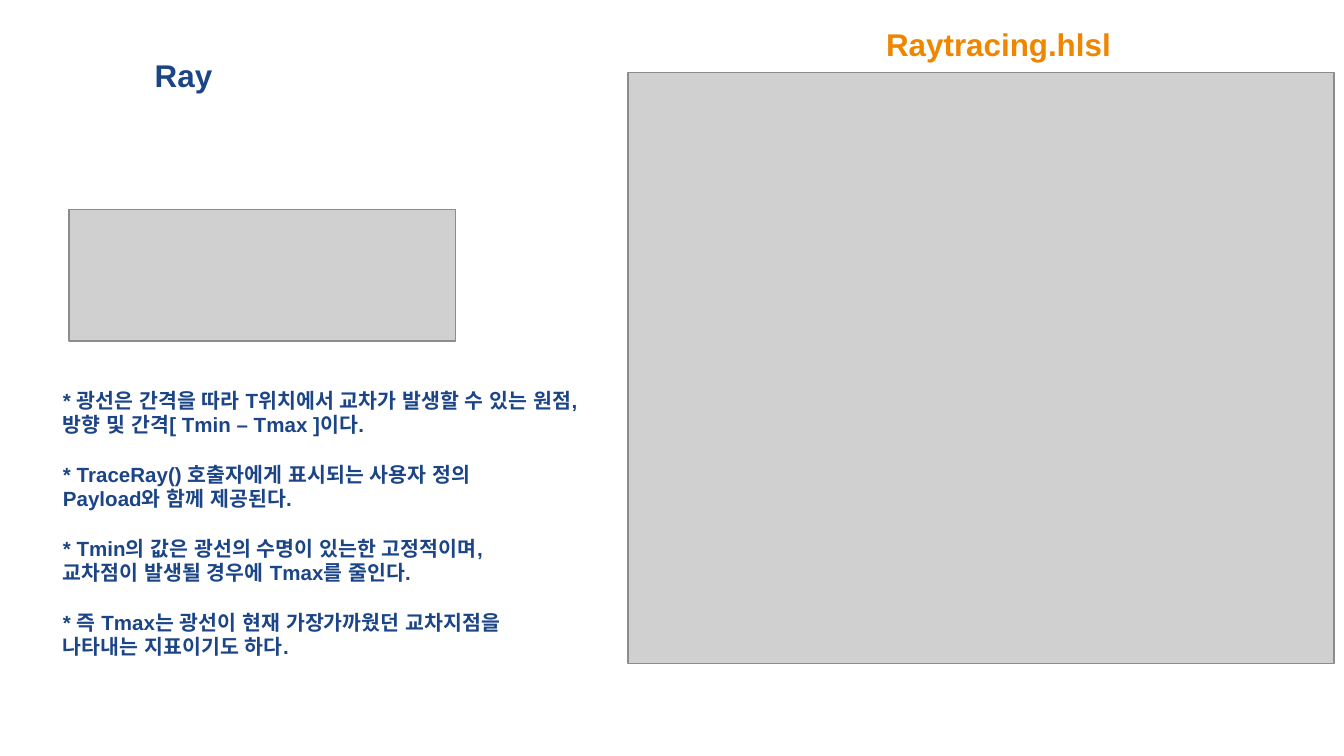
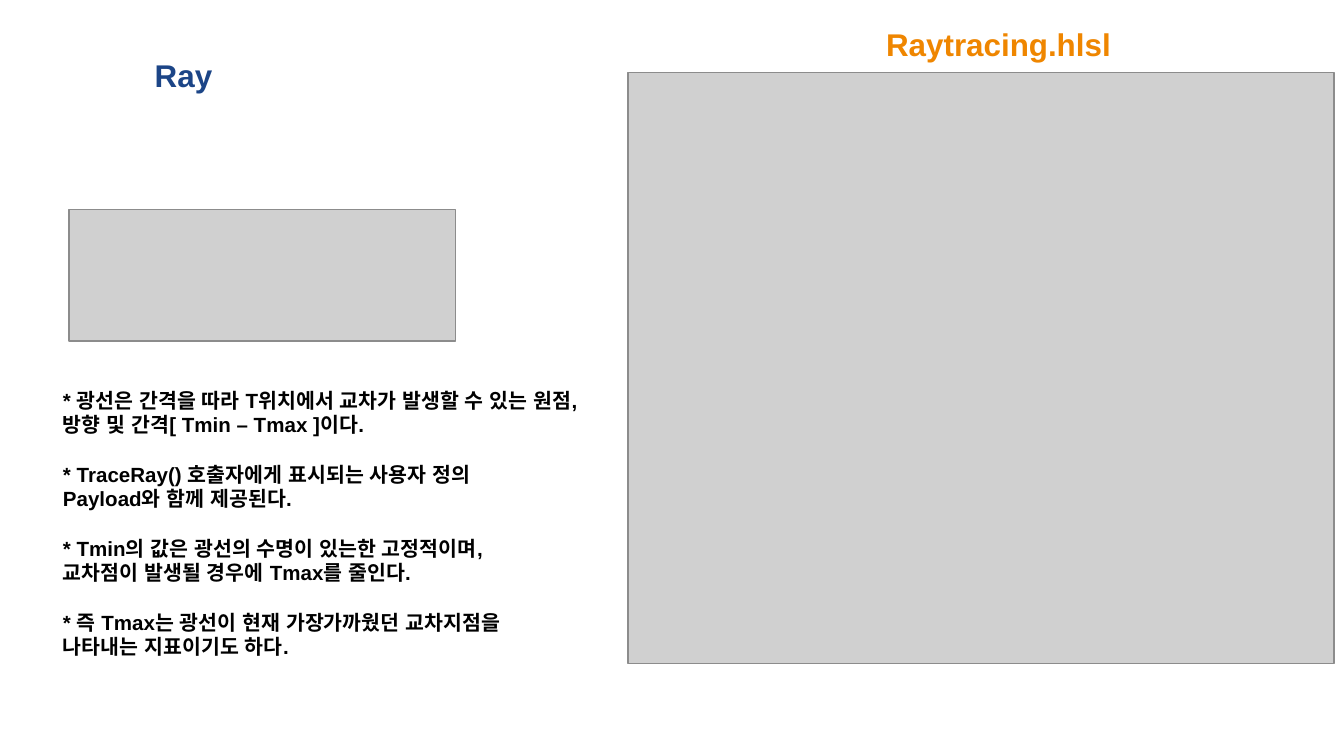
Before and after one commit to kiption/XD, a slide deck: slide 4 of Lab/Client/RayTracing with DirectX 12.pptx (slide 3 before the commit). Drawn at 1344x756 pixels with LibreOffice and Linux fonts; fonts in the diff are those of the drawing; grey boxes stand for pictures. Boxes give left, top, right and bottom in pixels: in the first picture for what was removed or moved away, otherwise in the second. Text is boxed around its words. In the diff, an @@ line names an element or a change of style, - is before the commit and + after.

Commit message:
#01-21 허재성 DXR_3
Shader
쉐이더 종류와
광선 생성, 미스, 히트, 교차 공부

```diff
--- a/Lab/Client/RayTracing with DirectX 12.pptx
+++ b/Lab/Client/RayTracing with DirectX 12.pptx
@@ title "* 광선은 간격을 따라 T위치에서 ..." at (63,390,577,656): text colour #1C4587 to #000000 @@
```
Also in this commit, not shown: 2 other slides changed, 10 slides added, 1 slide removed.
